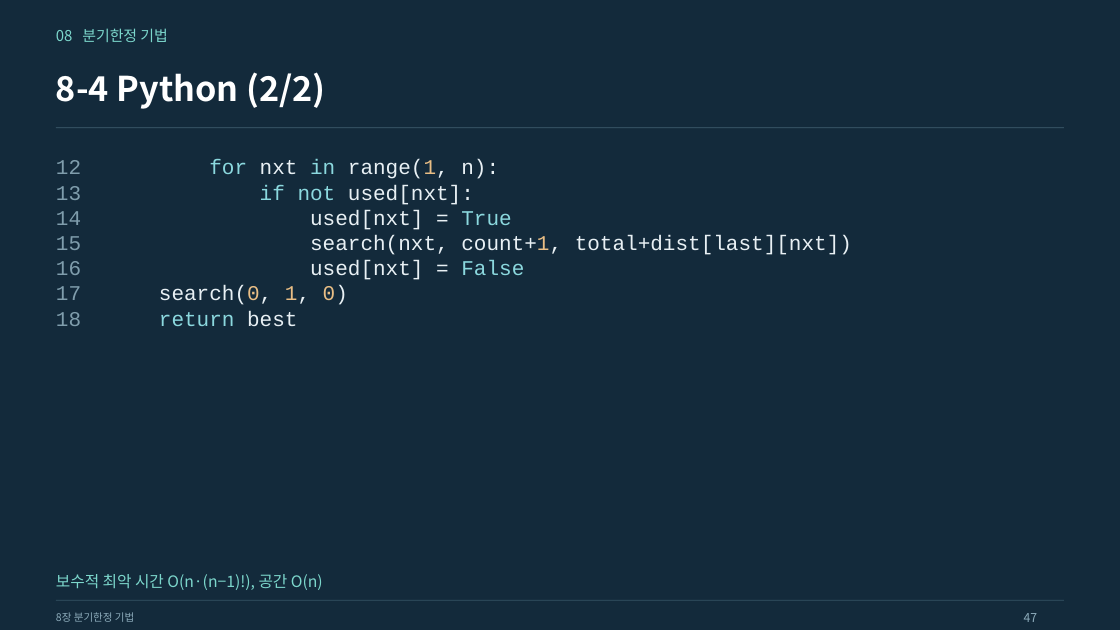
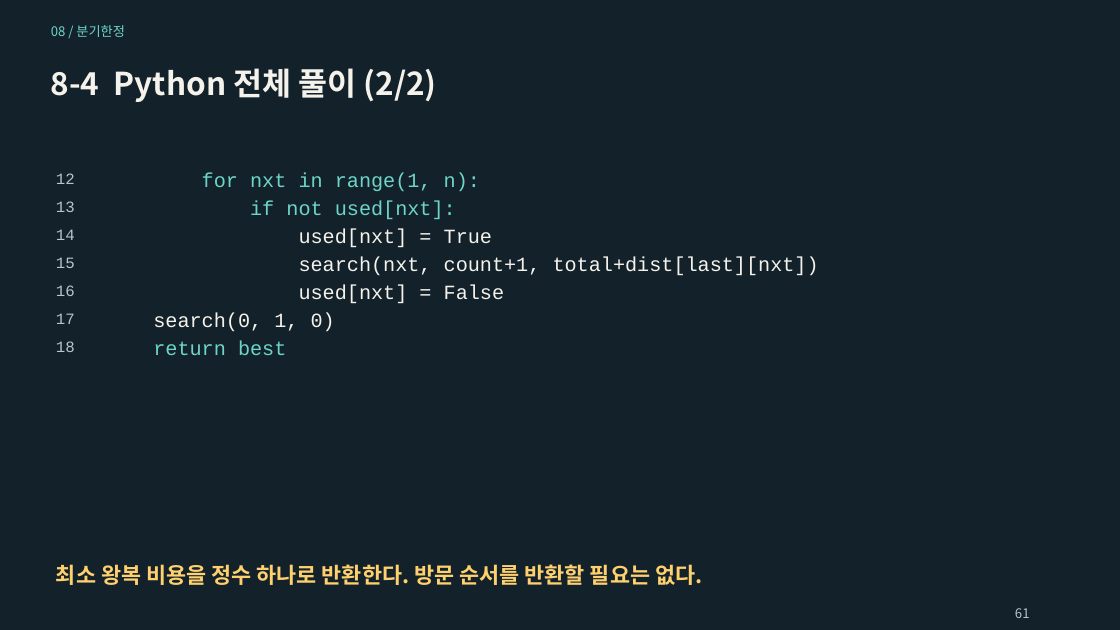
Before and after one commit to Sangdon-Park/Sangdon-Park.github.io, a slide deck: slide 61 of data/알고리즘/8장_분기한정_기법.pptx (slide 47 before the commit). Drawn at 1120x630 pixels with LibreOffice and Linux fonts; fonts in the diff are those of the drawing. Boxes give left, top, right and bottom in pixels: in the first picture for what was removed or moved away, otherwise in the second. Text is boxed around its words. In the diff, an @@ line names an element or a change of style, - is before the commit and + after.

```diff
--- a/data/알고리즘/8장_분기한정_기법.pptx
+++ b/data/알고리즘/8장_분기한정_기법.pptx
@@ background #132A3B to #13212B @@
@@ text at [51, 25, 124, 37]: text changed; size 12.8 to 11.2 pt; text colour #7CD7CC to #6DD5C7 @@
-08 분기한정 기법
+08 / 분기한정
@@ text at [51, 68, 437, 102]: text changed; size 29.2 to 27 pt; text colour #FFFFFF to #F4F2EA @@
-8-4 Python (2/2)
+8-4 Python 전체 풀이 (2/2)
@@ line removed from (56, 128) to (1065, 128) @@
@@ text removed at [56, 160, 81, 326] @@
-12
-13
-14
-15
-16
-17
-18
@@ text added at [56, 173, 75, 184], 13.5 pt, text #B6C5CA @@
+12
@@ text removed at [159, 160, 852, 326] @@
-for nxt in range(1, n):
-if not used[nxt]:
-used[nxt] = True
-search(nxt, count+1, total+dist[last][nxt])
-used[nxt] = False
-search(0, 1, 0)
-return best
@@ text added at [202, 173, 480, 191], 17.2 pt, text #6DD5C7 @@
+for nxt in range(1, n):
@@ text added at [56, 201, 75, 212], 13.5 pt, text #B6C5CA @@
+13
@@ text added at [250, 201, 456, 219], 17.2 pt, text #6DD5C7 @@
+if not used[nxt]:
@@ text added at [56, 229, 75, 240], 13.5 pt, text #B6C5CA @@
+14
@@ text added at [299, 229, 492, 248], 17.2 pt, text #F4F2EA @@
+used[nxt] = True
@@ text added at [56, 257, 75, 268], 13.5 pt, text #B6C5CA @@
+15
@@ text added at [299, 257, 819, 276], 17.2 pt, text #F4F2EA @@
+search(nxt, count+1, total+dist[last][nxt])
@@ text added at [56, 285, 75, 296], 13.5 pt, text #B6C5CA @@
+16
@@ text added at [299, 285, 505, 304], 17.2 pt, text #F4F2EA @@
+used[nxt] = False
@@ text added at [56, 313, 75, 324], 13.5 pt, text #B6C5CA @@
+17
@@ text added at [153, 313, 335, 332], 17.2 pt, text #F4F2EA @@
+search(0, 1, 0)
@@ text added at [56, 341, 75, 352], 13.5 pt, text #B6C5CA @@
+18
@@ text added at [153, 341, 286, 355], 17.2 pt, text #6DD5C7 @@
+return best
@@ text added at [56, 564, 702, 585], 18.8 pt, text #FFD16E, bold @@
+최소 왕복 비용을 정수 하나로 반환한다. 방문 순서를 반환할 필요는 없다.
@@ text removed at [56, 574, 323, 590] @@
-보수적 최악 시간 O(n·(n−1)!), 공간 O(n)
@@ line removed from (56, 601) to (1065, 601) @@
@@ text removed at [56, 612, 134, 622] @@
-8장 분기한정 기법
@@ text added at [1015, 608, 1030, 618], 11.2 pt, text #B6C5CA @@
+61
@@ text removed at [1024, 613, 1038, 622] @@
-47
```
Also in this commit, not shown: 5 other slides changed, 65 slides added, 44 slides removed, 10 other files.
